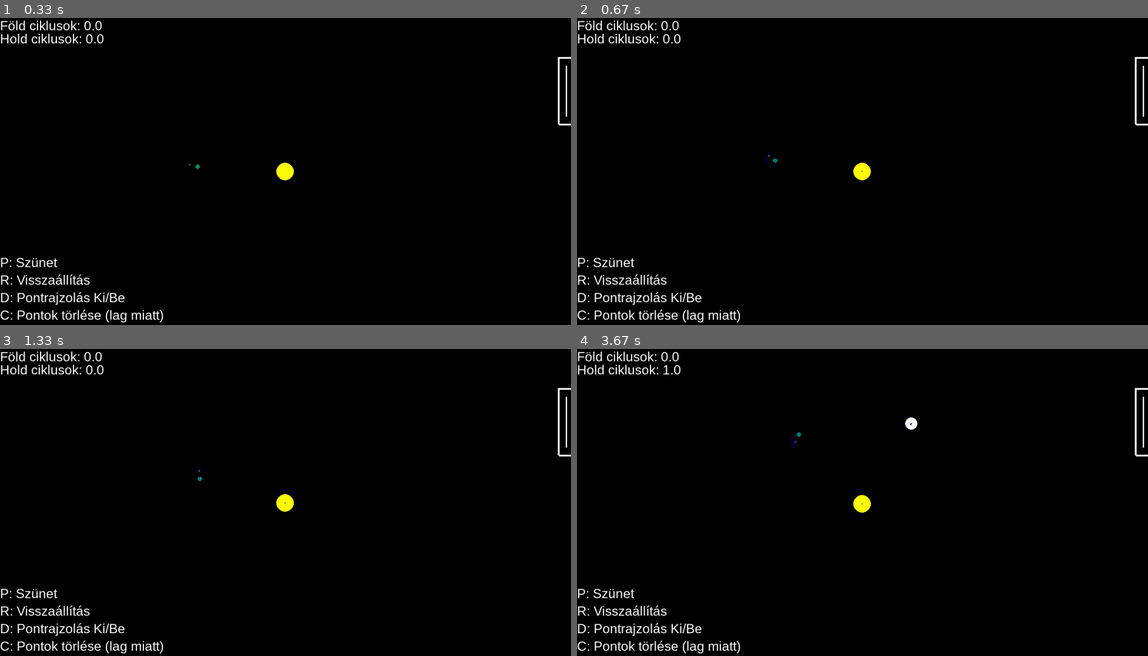
Above: before the commit, frames 1-4 (two rows, left to right).
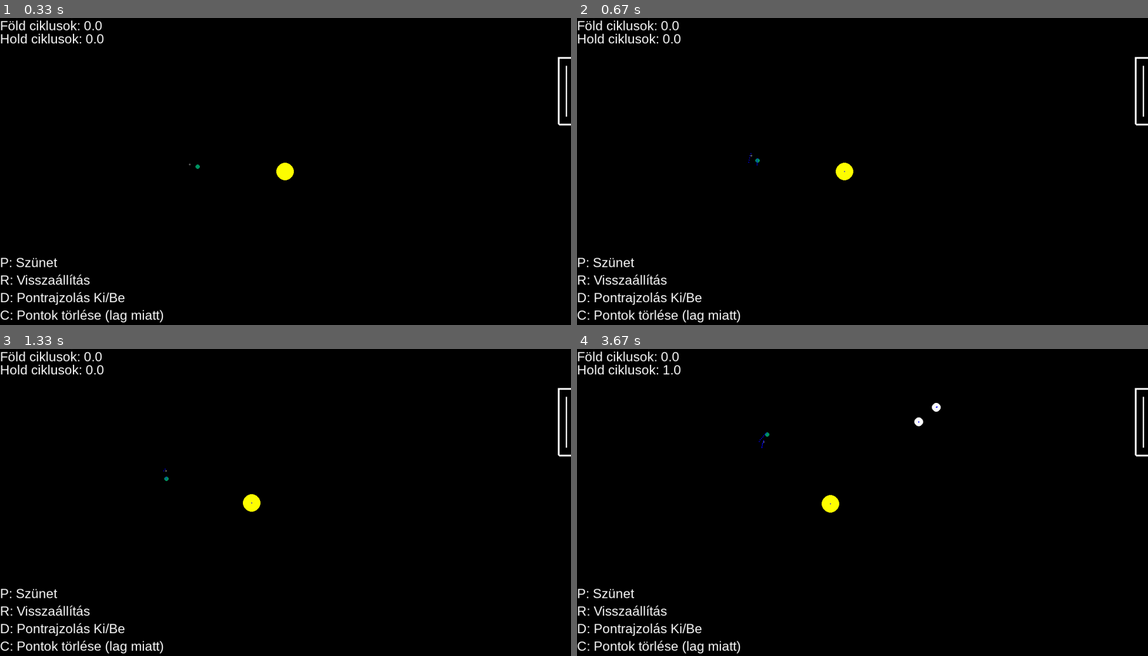
Above: after the commit, the same moments.

Repository: SebRHQ/pygame
Game: pygame game, started from gravitysim/main.py
Two runs of this game, one before a commit and one after it. Both use one fixed random seed, a clock stepped at 60 frames per second and the inputs below.
Inputs (mouse positions are in pixels of both pictures, inside the frame that each line leads up to):
- Up to frame 1 (0.33 s): no input
- Up to frame 2 (0.67 s): hold D from 0.33 s (still down); hold Right from 0.33 s (still down)
- Up to frame 3 (1.33 s): release D at 0.8 s; release Right at 0.8 s; press the mouse at (553, 481) at 0.87 s; move the mouse to (445, 450) at 0.97 s; release the mouse at (336, 422) at 1.1 s; hold Right from 1.17 s (still down); tap C at 1.32 s
- Up to frame 4 (3.67 s): release Right at 1.63 s; hold Up 1.67-1.97 s; tap D at 1.82, 3.22 s; hold Right 2-2.47 s; tap E at 2.15, 3.55 s; hold Left 2.5-3.03 s; tap C at 2.65 s; hold Down 3.07-3.37 s; hold Left from 3.4 s (still down)

Frame 1 is identical in both runs. In frame 2, 0.3% of the frame differs, in the area x 30-52%, y 44-53%; in frame 3, 0.3%; in frame 4, 0.5%, in the area x 31-64%, y 17-54%.

Commit message:
update gravitysim

Diff:
--- a/gravitysim/main.py
+++ b/gravitysim/main.py
@@ -52,13 +52,7 @@
 
 
 
-earth=planet(width/2-200,height/2,1000,5,(0, 150, 100))
-earth.dy=3.5
-moon=planet(width/2-220,height/2,250,2,(100, 100, 100))
-moon.dy=5.2
-moon.dx=0
-sun=planet(width/2,height/2,50000,20,(255, 255, 0))
-sun.dy=-0.1
+
 
 earthorbits = 0
 moonorbits = 0
@@ -119,12 +113,19 @@
 
 points = []
 
+earth=planet(width/2-200,height/2,1000,5,(0, 150, 100))
+earth.dy=3.5
+moon=planet(width/2-220,height/2,250,2,(100, 100, 100))
+moon.dy=5.2
+moon.dx=0
+sun=planet(width/2,height/2,50000,20,(255, 255, 0))
+sun.dy=-0.1
 planets.append(earth)
 planets.append(sun)
 planets.append(moon)
 
-default_mass=100000 * (strenght / 100)
-default_diameter=5 * (diameter / 100)
+default_mass=100000 * (mass / 100)
+default_diameter=50 * (diameter / 100)
 default_color=(255,255,255)
 default_strength=30 * (strenght / 100)
 
@@ -269,7 +270,7 @@
                 if colorindex > len(colors)-1:
                     colorindex = 0
 
-            default_mass=50000 * (strenght / 100)
+            default_mass=100000 * (mass / 100)
             default_diameter=50 * (diameter / 100)
             default_color=colors[colorindex]
 
@@ -289,27 +290,26 @@
 
     keys = pygame.key.get_pressed()
 
-    if keys == pygame.K_w:
+    if keys[pygame.K_DOWN]:
         for p in planets:
             p.y += 1
         for i in points:
-            i[1] += 1
-    if keys == pygame.K_s:
+            i[1] -= 1
+    if keys[pygame.K_UP]:
         for p in planets:
             p.y -= 1
         for i in points:
-            i[1] -= 1
-    if keys == pygame.K_a:
+            i[1] += 1
+    if keys[pygame.K_LEFT]:
         for p in planets:
             p.x += 1
         for i in points:
             i[0] += 1
-    if keys == pygame.K_d:
+    if keys[pygame.K_RIGHT]:
         for p in planets:
             p.x -= 1
         for i in points:
             i[0] -= 1
-
     #calculating part
     for rp in planets:
         for p in planets:
@@ -366,10 +366,10 @@
     for i in planets:
         if toggledots and not pause:
             dotx, doty = i.x, -(i.y)+height
-            points.append((dotx, doty))
+            points.append([dotx, doty])
 
     for dot in points:
-        pygame.draw.circle(disp, (0, 0, 255), dot, 1)
+        pygame.draw.circle(disp, (0, 0, 255), (dot[0], dot[1]), 1)
 
     if sun.x+2 > earth.x > sun.x-2 and earth.dx > sun.dx:
         earthorbits += 1
